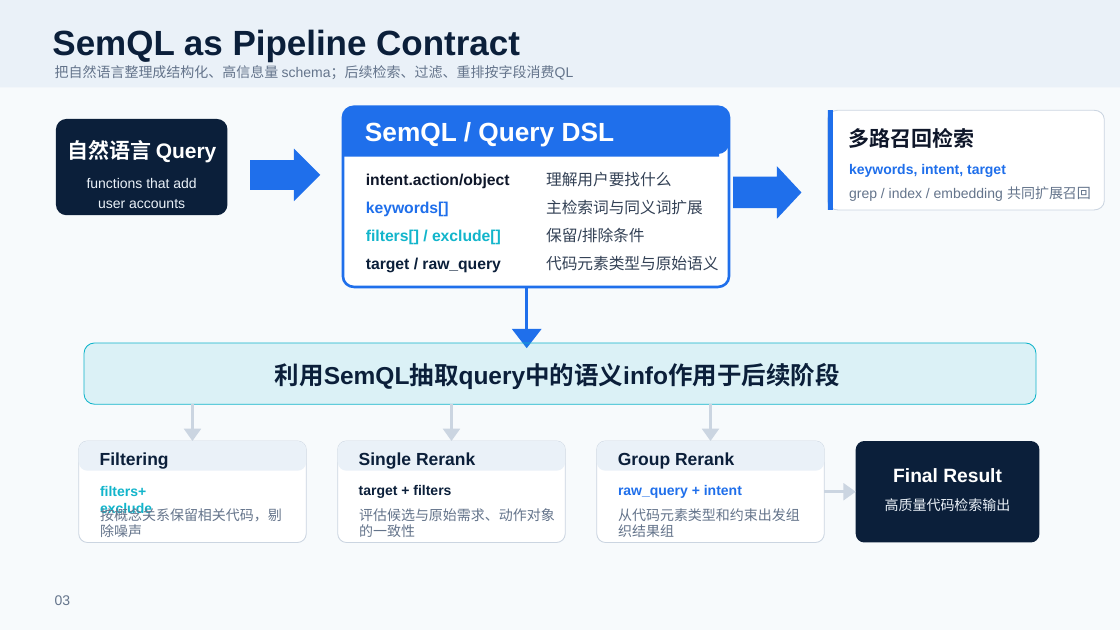
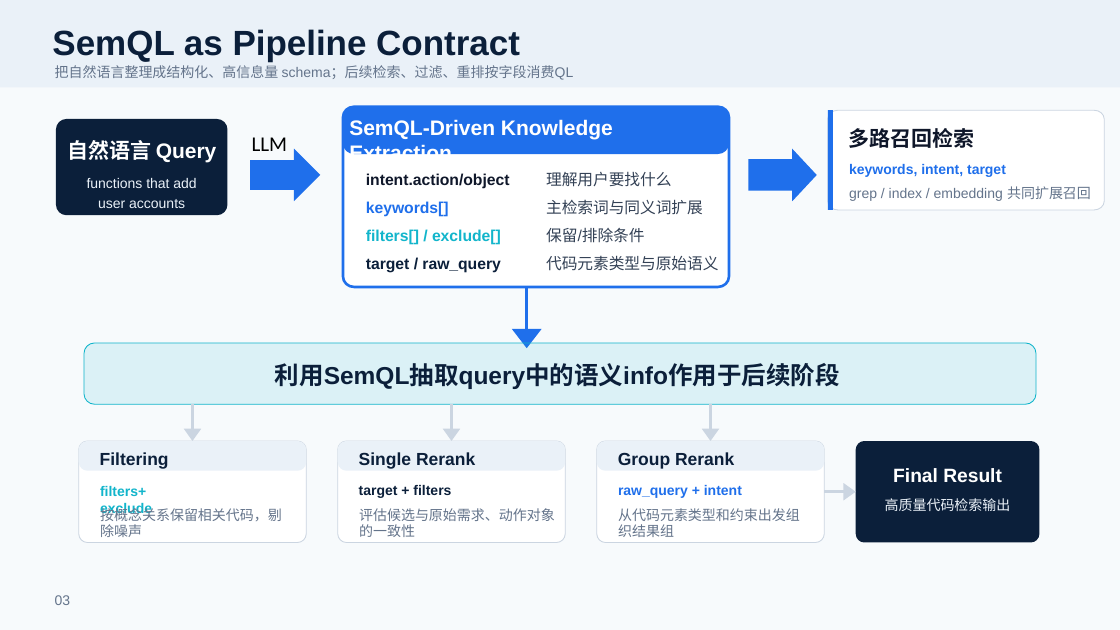
Before and after one commit to FDSE-IntelliDev/CodeSense, a slide deck: slide 3 of code_search例会报告_509.pptx. Drawn at 1120x630 pixels with LibreOffice and Linux fonts; fonts in the diff are those of the drawing. Boxes give left, top, right and bottom in pixels: in the first picture for what was removed or moved away, otherwise in the second. Text is boxed around its words. In the diff, an @@ line names an element or a change of style, - is before the commit and + after.

```diff
--- a/code_search例会报告_509.pptx
+++ b/code_search例会报告_509.pptx
@@ text at bbox=[349, 119, 613, 154]: text changed; size 22.5 to 18 pt @@
-SemQL / Query DSL
+SemQL-Driven Knowledge Extraction
@@ text added at bbox=[252, 137, 288, 151], 18 pt, text #000000 @@
+LLM
@@ rectangle removed at bbox=[343, 140, 719, 157] @@
@@ freeform shape: place and size @@
-freeform shape at bbox=[734, 166, 802, 218]
+freeform shape at bbox=[749, 149, 817, 201]
```
Also in this commit, not shown: 1 other slide changed, 6 other files.
